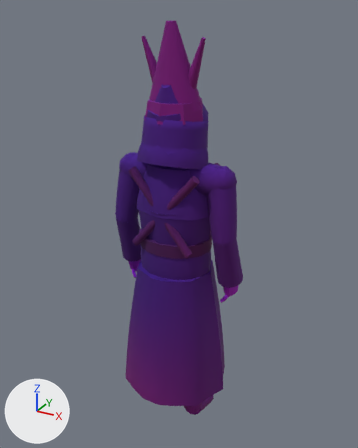
The glTF model assets/kit/skel_precentress.glb: old version first, new version second.
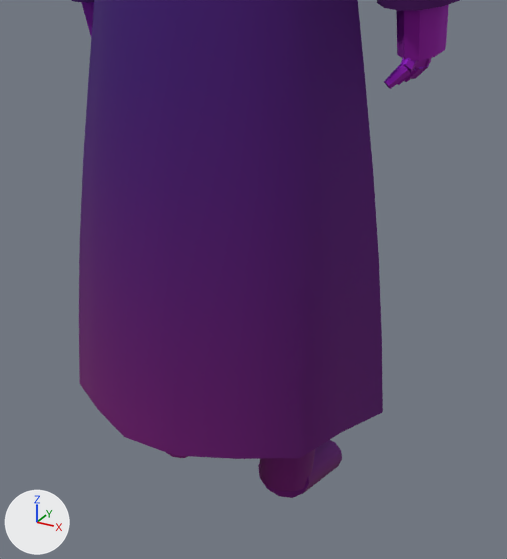
Each version appears first whole from a 50 mm camera at (1.049, -1.873, 2.094) aimed at (-0.009, 0.051, 1.132), and next in a close-up from a 50 mm camera at (0.56, -0.947, 0.939) aimed at (0.13, -0.165, 0.548). Arrows for +X, +Y and +Z are at lower left; the lights stay in place. The older version's two pictures come first. Vertices at exactly the same position are counted once.

The older version as bpy lines, for what is in view:
```python
me_precentress = bpy.data.meshes.new('precentress')
me_precentress.from_pydata(...)  # 2671 vertices, 5064 faces; spans x -0.33..0.33, y -0.26..0.26, z 0.0..2.04
# faces by material slot: [3416, 92, 12, 576, 80, 504, 384]
me_precentress.materials.append(mat_m_robe_boss)
me_precentress.materials.append(mat_m_leather)
me_precentress.materials.append(mat_m_brass)
me_precentress.materials.append(mat_m_wax)
me_precentress.materials.append(mat_m_iron)
me_precentress.materials.append(mat_m_gold)
me_precentress.materials.append(mat_m_bronze)
ob_precentress = bpy.data.objects.new('precentress', me_precentress)
ob_precentress.location = (0.0, 0.0, 0.0)
```
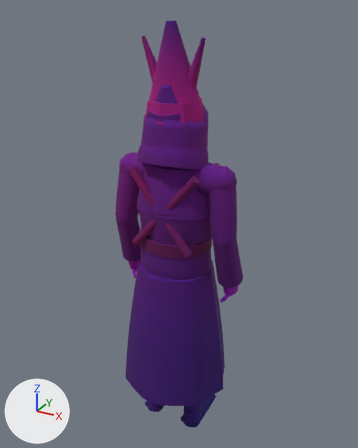
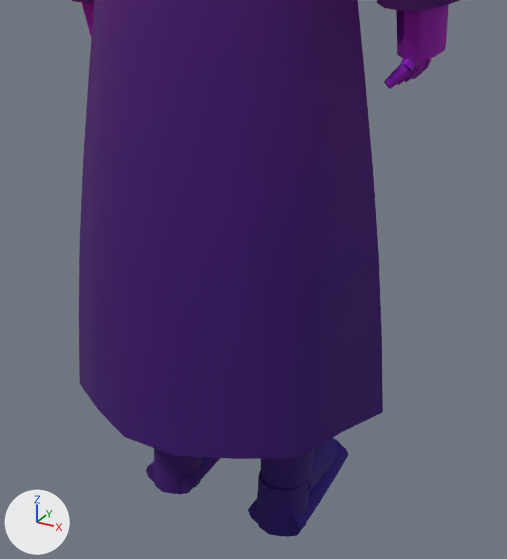
Diff of the bpy script that builds the scene:
```diff
--- a/assets/kit/skel_precentress.glb.py
+++ b/assets/kit/skel_precentress.glb.py
@@ me_precentress @@
 # used by ob_precentress; location = (0.0, 0.0, 0.0)
-me_precentress.from_pydata(...)  # 2671 vertices, 5064 faces; spans x -0.33..0.33, y -0.26..0.26, z 0.0..2.04
+me_precentress.from_pydata(...)  # 2923 vertices, 5544 faces; spans x -0.33..0.33, y -0.26..0.26, z 0.0..2.04
+# me_precentress part 1: the loose piece of 48 vertices spanning x 0.07..0.17, y -0.04..0.17, z 0.0..0.15 is copied, and the copy is scaled about its middle by (0.869, 1.1, 0.838), then moved by (0.0, 0.02, -0.01); it spans x 0.07..0.16, y -0.03..0.2, z 0.0..0.13
+# me_precentress part 2: a new loose piece of 36 vertices spanning x -0.16..-0.07, y -0.08..0.03, z 0.01..0.11, in mat_m_robe_boss
+# me_precentress part 3: a new loose piece of 36 vertices spanning x 0.07..0.16, y -0.08..0.03, z 0.01..0.11, in mat_m_robe_boss
+# me_precentress part 4
+# 22 vertices are removed from x -0.17..0.17, y -0.06..0.05, z 0.07..0.21
+# 211 faces are deleted
+# 4 vertices in x -0.16..0.16, y 0.04, z 0.1 move by (0.0, -0.02, -0.08)
+# 4 vertices in x -0.14..0.14, y 0.05, z 0.11 move by (0.0, -0.03, -0.1)
+# 3 vertices in x -0.12..0.12, y 0.17, z 0.05..0.06 move by (-0.04, 0.01, -0.05)
+# 3 vertices in x -0.12..0.12, y 0.15, z 0.0..0.01 move by (0.04, 0.04, 0.04)
+# 60 vertices move from x -0.16..0.16, y -0.04..0.17, z 0.0..0.15 to x -0.17..0.17, y -0.06..0.19, z 0.0..0.06
+# 90 vertices are added at x -0.16..0.16, y -0.07..0.03, z 0.05..0.21
+# 16 new vertices lie (0.0, -0.08, 0.0) away from vertices in x -0.16..0.16, y 0.03..0.11, z 0.03..0.11
+# 371 new faces join them, mat_m_robe_boss
+# me_precentress part 5: 4866 kept faces spanning x -0.33..0.33, y -0.26..0.26, z 0.0..2.04 get new vertex colours
+# other edits to the shape of me_precentress do not show in these pictures
 me_precentress.materials.append(mat_m_robe_boss)
```

Location of each change, (x1, y1, x2, y2) in pixels of the close-ups (507 x 559 px):
'precentress', reshaped
    before: (72, 0, 460, 498)
    after: (72, 0, 460, 537)
part 1 of me_precentress, added (blue)
    after: (307, 438, 339, 492)
part 2 of me_precentress, added (purple)
    after: (154, 448, 203, 494)
part 3 of me_precentress, added (purple)
    after: (257, 470, 309, 537)
part 4 of me_precentress, built on (mostly hidden before)
    before: (167, 446, 326, 498)
    after: (146, 457, 335, 537)
part 5 of me_precentress, recoloured
    before: (72, 0, 383, 491)
    after: (72, 0, 383, 505)
